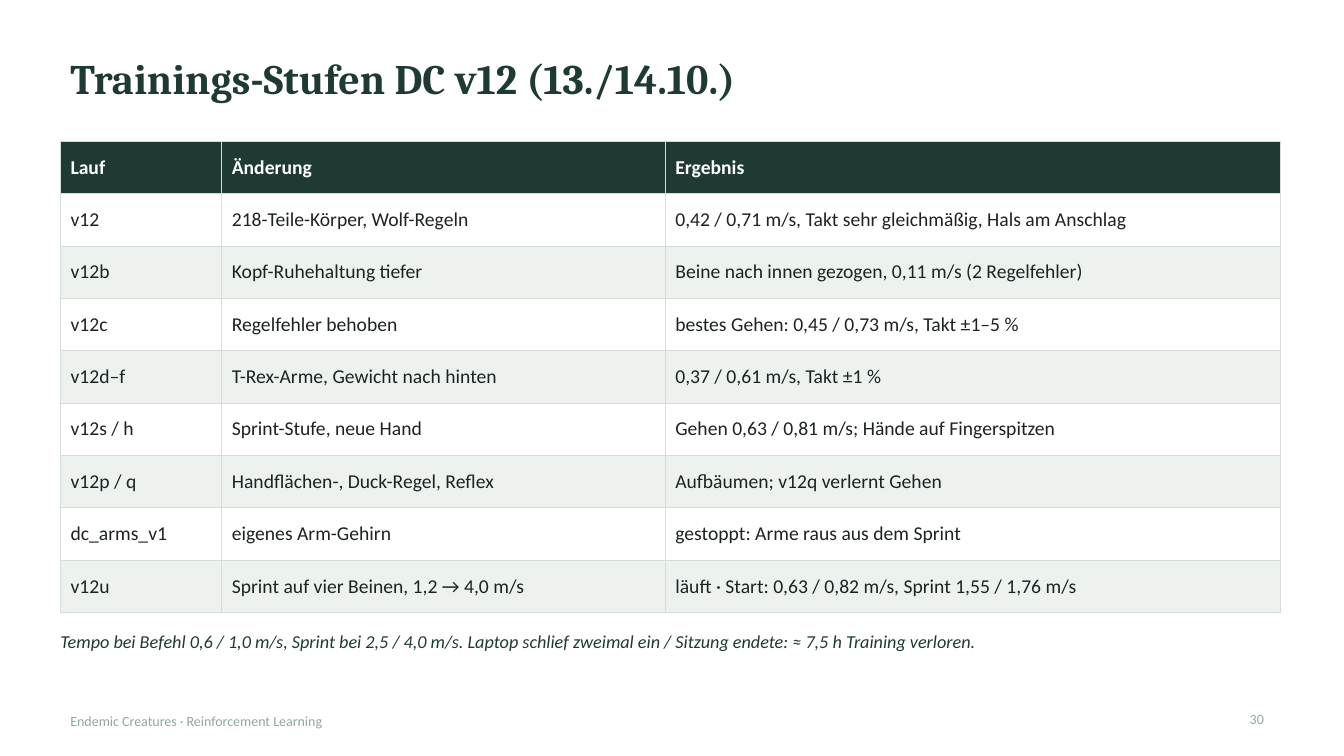
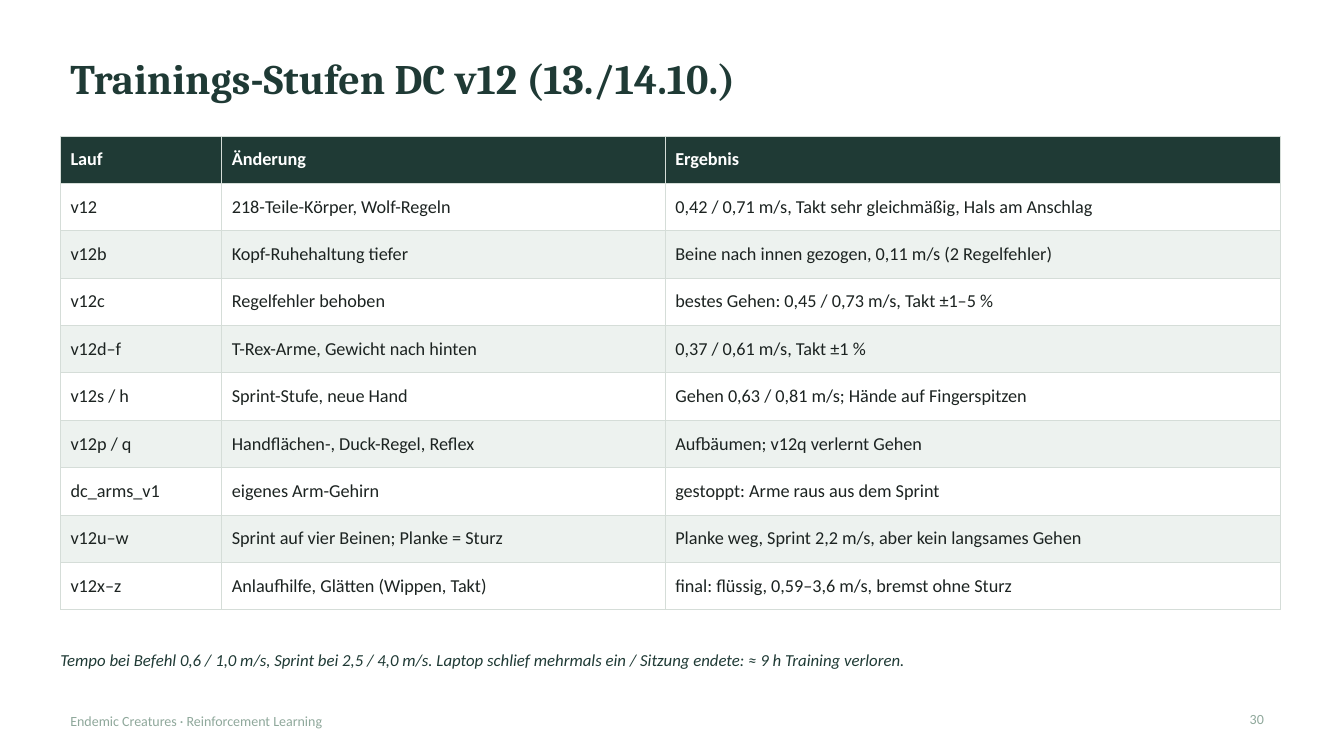
Before and after one commit to xTh0masx/Reinforcement_Learning_Creature, a slide deck: slide 30 of docs/presentation/Endemic_Creatures_RL.pptx. Drawn at 1344x756 pixels with LibreOffice and Linux fonts; fonts in the diff are those of the drawing. Boxes give left, top, right and bottom in pixels: in the first picture for what was removed or moved away, otherwise in the second. Text is boxed around its words. In the diff, an @@ line names an element or a change of style, - is before the commit and + after.

```diff
--- a/docs/presentation/Endemic_Creatures_RL.pptx
+++ b/docs/presentation/Endemic_Creatures_RL.pptx
@@ table at bbox=[60, 136, 1280, 599] @@
-row 9: v12u | Sprint auf vier Beinen, 1,2 → 4,0 m/s | läuft · Start: 0,63 / 0,82 m/s, Sprint 1,55 / 1,76 m/s
+row 9: v12u–w | Sprint auf vier Beinen; Planke = Sturz | Planke weg, Sprint 2,2 m/s, aber kein langsames Gehen
+row 10: v12x–z | Anlaufhilfe, Glätten (Wippen, Takt) | final: flüssig, 0,59–3,6 m/s, bremst ohne Sturz
@@ table: place and size @@
-table at bbox=[60, 141, 1280, 600]
+table at bbox=[60, 136, 1280, 599]
@@ text at bbox=[60, 654, 904, 669]: text changed; size 13 to 12 pt @@
-Tempo bei Befehl 0,6 / 1,0 m/s, Sprint bei 2,5 / 4,0 m/s. Laptop schlief zweimal ein / Sitzung endete: ≈ 7,5 h Training verloren.
+Tempo bei Befehl 0,6 / 1,0 m/s, Sprint bei 2,5 / 4,0 m/s. Laptop schlief mehrmals ein / Sitzung endete: ≈ 9 h Training verloren.
```
Also in this commit, not shown: 10 other slides changed, 3 slides added, 11 other files.
